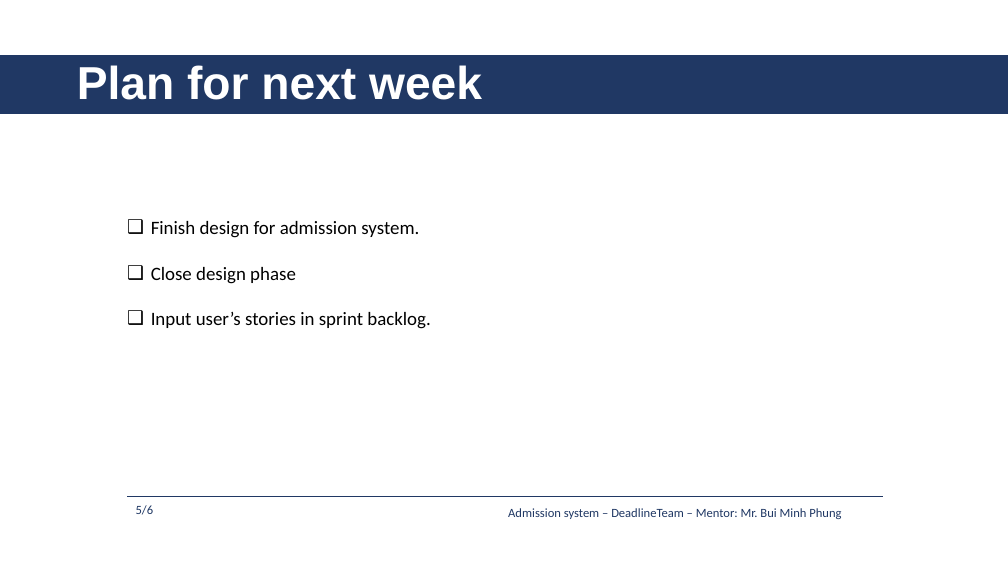
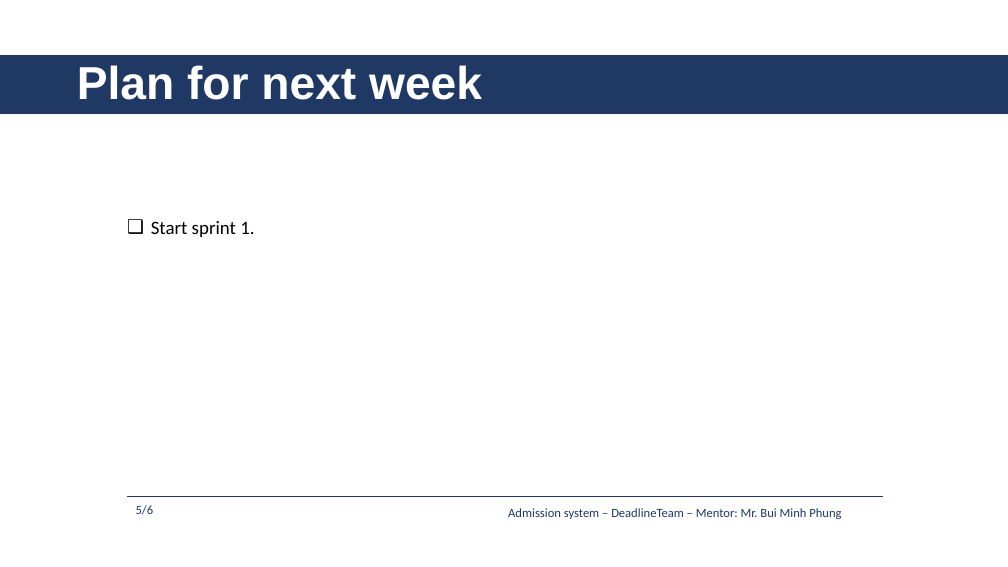
Before and after one commit to daotk/cap-deadline, a slide deck: slide 6 of 9. Presentation/AS_DeadlineTeam_Week16.pptx. Drawn at 1008x567 pixels with LibreOffice and Linux fonts; fonts in the diff are those of the drawing. Boxes give left, top, right and bottom in pixels: in the first picture for what was removed or moved away, otherwise in the second. Text is boxed around its words. In the diff, an @@ line names an element or a change of style, - is before the commit and + after.

```diff
--- a/9. Presentation/AS_DeadlineTeam_Week16.pptx
+++ b/9. Presentation/AS_DeadlineTeam_Week16.pptx
@@ text at box(151, 221, 254, 237): text changed @@
-❑ Finish design for admission system.
-❑ Close design phase
-❑ Input user’s stories in sprint backlog.
+❑ Start sprint 1.
```
Also in this commit, not shown: 2 other slides changed, 4 other files.
